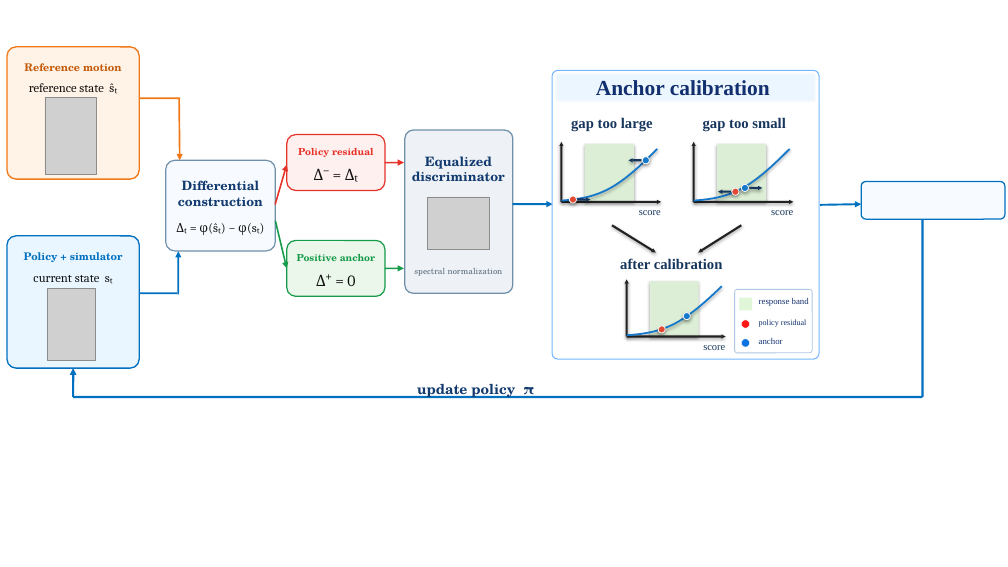
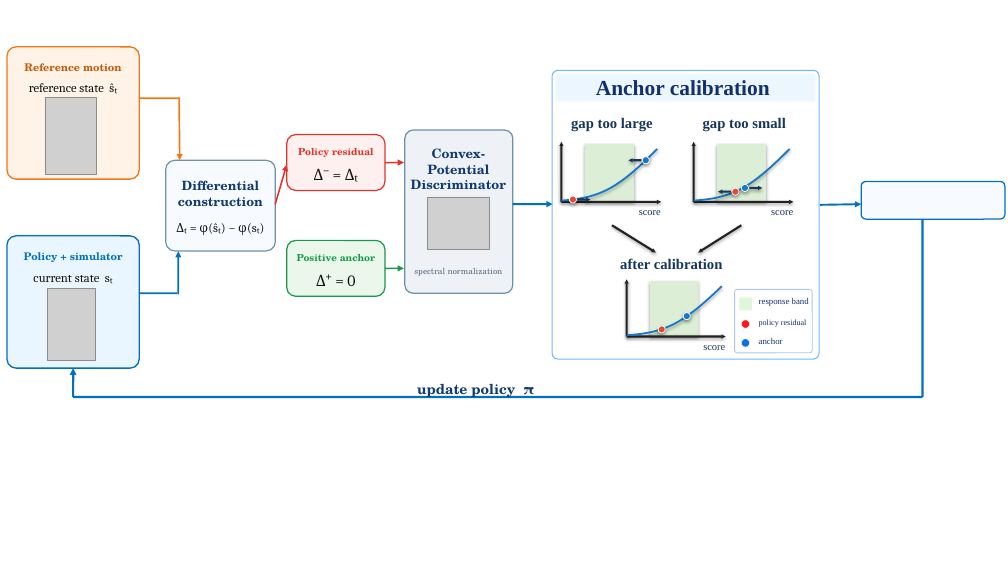
Before and after one commit to yandingzh0u/my_mimic_kit, a slide deck: slide 1 of PAPER/figures/dare_pipeline.pptx. Drawn at 1008x567 pixels with LibreOffice and Linux fonts; fonts in the diff are those of the drawing; grey boxes stand for pictures. Boxes give left, top, right and bottom in pixels: in the first picture for what was removed or moved away, otherwise in the second. Text is boxed around its words. In the diff, an @@ line names an element or a change of style, - is before the commit and + after.

```diff
--- a/PAPER/figures/dare_pipeline.pptx
+++ b/PAPER/figures/dare_pipeline.pptx
@@ text at (411,148,506,189): text changed @@
-Equalized
-discriminator
+Convex-Potential
+Discriminator
@@ arrow removed from (275, 221) to (287, 268) @@
```
Also in this commit, not shown: 4 other files.
